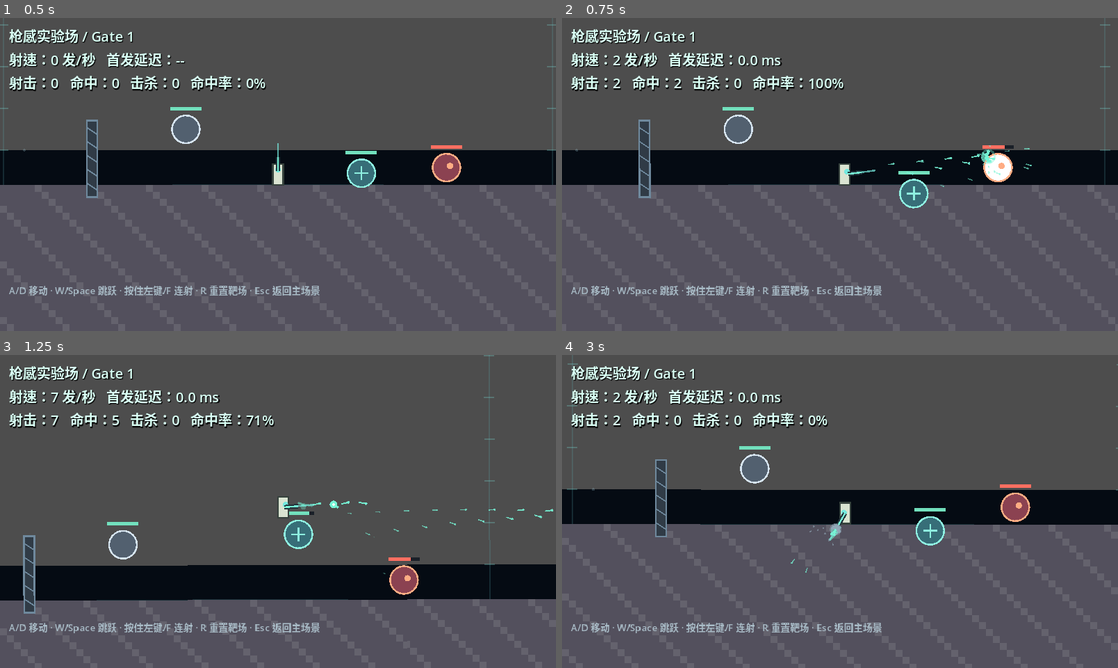
Above: before the commit, frames 1-4 (two rows, left to right).
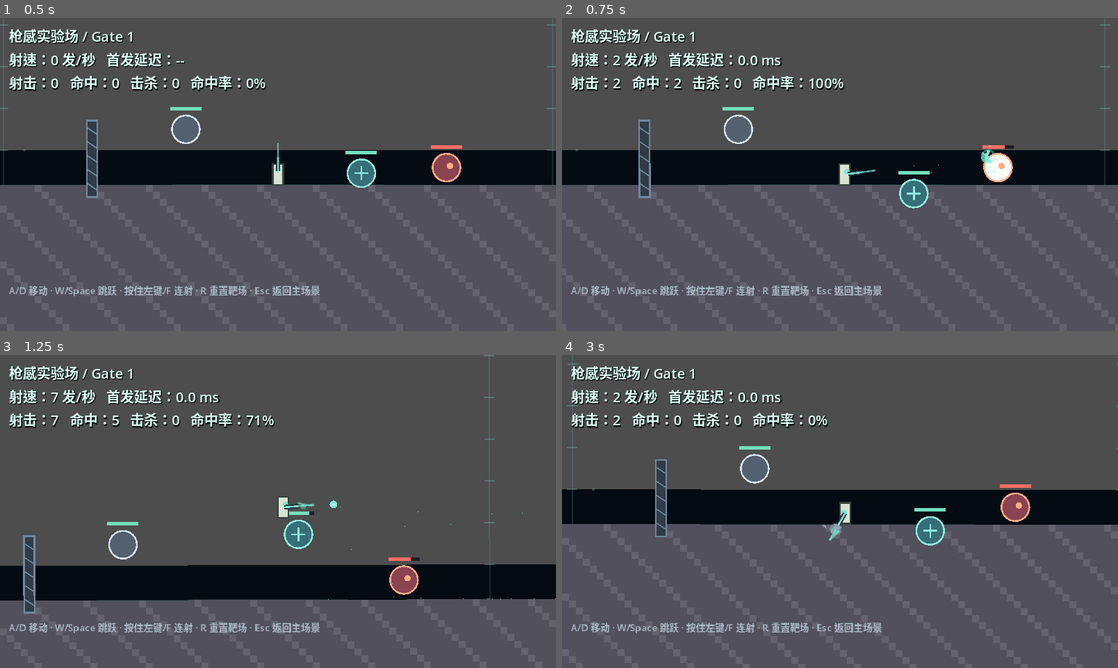
Above: after the commit, the same moments.

Repository: Andrew05213/starfall-embers
Game: Godot game, scene res://scenes/combat_lab.tscn
The game is run twice, just before and just after one commit, with the same random seed, the same clock (stepped at 60 frames per second) and the same inputs.
Inputs (mouse positions are in pixels of both pictures, inside the frame that each line leads up to):
- Up to frame 1 (0.5 s): no input
- Up to frame 2 (0.75 s): tap Enter at 0.5 s; move the mouse to (962, 158) at 0.52 s; press the mouse at (962, 158) at 0.53 s; hold D (move_right) from 0.53 s (still down)
- Up to frame 3 (1.25 s): keep holding D (move_right); tap Space (jump) at 0.77 s
- Up to frame 4 (3 s): move the mouse to (728, 527) at 1.27 s; release D (move_right) at 1.28 s; release the mouse at (728, 527) at 1.28 s; hold A (move_left) 1.28-2.03 s; tap R at 1.35 s; tap Space (jump) at 1.52 s; move the mouse to (895, 442) at 2.02 s; hold Shift 2.03-2.78 s; hold D (move_right) from 2.03 s (still down); move the mouse to (812, 574) at 2.77 s; tap F at 2.85 s; click (812, 574) at 2.92 s

Frame 1 is identical in both runs. In frame 2, less than 0.1% of the frame differs, in the area x 58-85%, y 41-54%; in frame 3, 0.1%, in the area x 56-100%, y 46-79%; in frame 4, less than 0.1%.

Commit message:
Make ballistic trails persistent and collidable

Diff:
--- a/game/scripts/combat/ballistic_particle_field.gd
+++ b/game/scripts/combat/ballistic_particle_field.gd
@@ -6,19 +6,27 @@
 ## gameplay objects, so sparks curve toward the asteroid instead of behaving
 ## like screen-space decoration.
 
-const MAX_PARTICLES := 384
-const TRAIL_PARTICLES_PER_STEP := 2
+const MAX_PARTICLES := 4096
+const TRAIL_PARTICLES_PER_STEP := 4
 const MIN_LIFETIME := 0.08
-const TRAIL_LONGITUDINAL_RATIO := 0.18
-const TRAIL_LATERAL_RATIO := 0.035
+const TRAIL_LONGITUDINAL_MIN_RATIO := 0.10
+const TRAIL_LONGITUDINAL_MAX_RATIO := 0.195
+const TRAIL_LATERAL_RATIO := 0.04
 const TRAIL_SPEED_CAP_RATIO := 0.20
-const TRAIL_LIFETIME_MIN := 0.28
-const TRAIL_LIFETIME_MAX := 0.34
+const TRAIL_LIFETIME := 2.0
+const TRAIL_FADE_DURATION := 0.2
+const TRAIL_VISUAL_SIZE := 0.2
+const TRAIL_VISUAL_GRID := 0.2
+const COLLISION_SAMPLE_STEP := 0.5
+const COLLISION_NORMAL_PROBE := 2.0
+const MAX_BOUNCES := 2
+const NORMAL_RESTITUTION := 0.25
 
 var _material_world: Node
 var _particles: Array[Dictionary] = []
 var _sequence := 0
 var _gravity_scale := 1.0
+var _rng_state := 0x51a7e11
 
 
 func bind_material_world(material_world: Node, gravity_scale: float = 1.0) -> void:
@@ -37,23 +45,26 @@
 	var side := Vector2(-forward.y, forward.x)
 	for index in range(TRAIL_PARTICLES_PER_STEP):
 		var ratio := (float(index) + 0.5) / float(TRAIL_PARTICLES_PER_STEP)
-		var alternating := -1.0 if (_sequence + index) % 2 == 0 else 1.0
+		var longitudinal_ratio := lerpf(
+			TRAIL_LONGITUDINAL_MIN_RATIO,
+			TRAIL_LONGITUDINAL_MAX_RATIO,
+			_random_unit()
+		)
+		var lateral_ratio := lerpf(-TRAIL_LATERAL_RATIO, TRAIL_LATERAL_RATIO, _random_unit())
 		var particle_velocity := (
-			projectile_velocity * TRAIL_LONGITUDINAL_RATIO
-			+ side * alternating * projectile_speed * TRAIL_LATERAL_RATIO
+			projectile_velocity * longitudinal_ratio
+			+ side * projectile_speed * lateral_ratio
 		)
 		particle_velocity = particle_velocity.limit_length(
 			projectile_speed * TRAIL_SPEED_CAP_RATIO
-		)
-		var lifetime_ratio := (
-			float(index) / float(maxi(TRAIL_PARTICLES_PER_STEP - 1, 1))
 		)
 		_spawn(
 			from.lerp(to, ratio),
 			particle_velocity,
 			color,
-			lerpf(TRAIL_LIFETIME_MIN, TRAIL_LIFETIME_MAX, lifetime_ratio),
-			0.85
+			TRAIL_LIFETIME,
+			TRAIL_VISUAL_SIZE,
+			"trail"
 		)
 	_sequence += TRAIL_PARTICLES_PER_STEP
 
@@ -95,9 +106,31 @@
 			continue
 		var position := particle["position"] as Vector2
 		var velocity := particle["velocity"] as Vector2
-		var gravity := _get_gravity_at(position) * _gravity_scale
-		particle["position"] = position + velocity * step + gravity * (0.5 * step * step)
-		particle["velocity"] = velocity + gravity * step
+		if not bool(particle.get("settled", false)):
+			var gravity := _get_gravity_at(position) * _gravity_scale
+			var next_position := position + velocity * step + gravity * (0.5 * step * step)
+			var next_velocity := velocity + gravity * step
+			var collision := _sweep_collision(
+				position,
+				next_position,
+				float(particle.get("collision_radius", TRAIL_VISUAL_SIZE))
+			)
+			if bool(collision.get("hit", false)):
+				var normal := _estimate_collision_normal(
+					collision["contact"] as Vector2,
+					next_velocity
+				)
+				var bounces := int(particle.get("bounces", 0)) + 1
+				particle["position"] = collision["safe_position"] as Vector2
+				particle["bounces"] = bounces
+				if bounces >= MAX_BOUNCES:
+					particle["velocity"] = Vector2.ZERO
+					particle["settled"] = true
+				else:
+					particle["velocity"] = resolve_bounce_velocity(next_velocity, normal)
+			else:
+				particle["position"] = next_position
+				particle["velocity"] = next_velocity
 		particle["age"] = age
 		_particles[index] = particle
 	queue_redraw()
@@ -111,6 +144,27 @@
 	if index < 0 or index >= _particles.size():
 		return {}
 	return _particles[index].duplicate()
+
+
+func get_particle_visual_alpha(index: int) -> float:
+	if index < 0 or index >= _particles.size():
+		return 0.0
+	return _particle_alpha(_particles[index])
+
+
+func get_particle_visual_position(index: int) -> Vector2:
+	if index < 0 or index >= _particles.size():
+		return Vector2.ZERO
+	return _snap_to_visual_grid(_particles[index]["position"] as Vector2)
+
+
+static func resolve_bounce_velocity(velocity: Vector2, contact_normal: Vector2) -> Vector2:
+	var normal := contact_normal.normalized()
+	if normal.length_squared() <= 0.000001:
+		return -velocity * NORMAL_RESTITUTION
+	var normal_component := normal * velocity.dot(normal)
+	var tangent_component := velocity - normal_component
+	return tangent_component - normal_component * NORMAL_RESTITUTION
 
 
 func _process(delta: float) -> void:
@@ -122,7 +176,8 @@
 	velocity: Vector2,
 	color: Color,
 	lifetime: float,
-	size: float
+	size: float,
+	kind: String = "effect"
 ) -> void:
 	while _particles.size() >= MAX_PARTICLES:
 		_particles.remove_at(0)
@@ -133,7 +188,62 @@
 		"age": 0.0,
 		"lifetime": maxf(lifetime, MIN_LIFETIME),
 		"size": size,
+		"kind": kind,
+		"collision_radius": maxf(size, TRAIL_VISUAL_SIZE),
+		"bounces": 0,
+		"settled": false,
 	})
+
+
+func _sweep_collision(from: Vector2, to: Vector2, radius: float) -> Dictionary:
+	if not _can_collide():
+		return {"hit": false}
+	if _is_particle_colliding(from, radius):
+		return {"hit": true, "safe_position": from, "contact": from}
+	var distance := from.distance_to(to)
+	var steps := maxi(1, ceili(distance / COLLISION_SAMPLE_STEP))
+	var safe_position := from
+	for step_index in range(1, steps + 1):
+		var candidate := from.lerp(to, float(step_index) / float(steps))
+		if _is_particle_colliding(candidate, radius):
+			return {
+				"hit": true,
+				"safe_position": safe_position,
+				"contact": candidate,
+			}
+		safe_position = candidate
+	return {"hit": false}
+
+
+func _is_particle_colliding(point: Vector2, radius: float) -> bool:
+	if _is_solid_at(point):
+		return true
+	for offset in [Vector2.RIGHT, Vector2.LEFT, Vector2.DOWN, Vector2.UP]:
+		if _is_solid_at(point + offset * radius):
+			return true
+	return false
+
+
+func _estimate_collision_normal(contact: Vector2, incoming_velocity: Vector2) -> Vector2:
+	var solid_right := 1.0 if _is_solid_at(contact + Vector2.RIGHT * COLLISION_NORMAL_PROBE) else 0.0
+	var solid_left := 1.0 if _is_solid_at(contact + Vector2.LEFT * COLLISION_NORMAL_PROBE) else 0.0
+	var solid_down := 1.0 if _is_solid_at(contact + Vector2.DOWN * COLLISION_NORMAL_PROBE) else 0.0
+	var solid_up := 1.0 if _is_solid_at(contact + Vector2.UP * COLLISION_NORMAL_PROBE) else 0.0
+	var into_solid := Vector2(solid_right - solid_left, solid_down - solid_up)
+	var normal := -into_solid.normalized()
+	if normal.length_squared() <= 0.000001:
+		normal = -incoming_velocity.normalized()
+	if normal.dot(incoming_velocity) > 0.0:
+		normal = -normal
+	return normal
+
+
+func _can_collide() -> bool:
+	return is_instance_valid(_material_world) and _material_world.has_method("is_solid_at")
+
+
+func _is_solid_at(point: Vector2) -> bool:
+	return _can_collide() and bool(_material_world.call("is_solid_at", point))
 
 
 func _get_gravity_at(world_point: Vector2) -> Vector2:
@@ -145,6 +255,11 @@
 	return _material_world.call("get_gravity_at", world_point) as Vector2
 
 
+func _random_unit() -> float:
+	_rng_state = int((_rng_state * 1103515245 + 12345) & 0x7fffffff)
+	return float(_rng_state) / 2147483647.0
+
+
 func _signed_pattern(index: int, count: int) -> float:
 	if count <= 1:
 		return 0.0
@@ -153,15 +268,37 @@
 
 func _draw() -> void:
 	for particle in _particles:
-		var age_ratio := clampf(
-			float(particle["age"]) / maxf(float(particle["lifetime"]), 0.001),
-			0.0,
-			1.0
-		)
-		var fade := 1.0 - age_ratio
-		var position := to_local(particle["position"] as Vector2)
+		var fade := _particle_alpha(particle)
+		var world_position := particle["position"] as Vector2
+		var position := to_local(world_position)
 		var velocity := particle["velocity"] as Vector2
 		var color := Color(particle["color"] as Color, fade)
+		if str(particle.get("kind", "effect")) == "trail":
+			var snapped_position := to_local(_snap_to_visual_grid(world_position))
+			var half_size := TRAIL_VISUAL_SIZE * 0.5
+			draw_rect(
+				Rect2(snapped_position - Vector2.ONE * half_size, Vector2.ONE * TRAIL_VISUAL_SIZE),
+				color
+			)
+			continue
 		var tail := -velocity.normalized() * minf(4.5, velocity.length() * 0.025) * fade
 		draw_line(position, position + tail, color, maxf(0.6, float(particle["size"]) * fade))
 		draw_circle(position, maxf(0.35, float(particle["size"]) * fade), color)
+
+
+func _particle_alpha(particle: Dictionary) -> float:
+	var age := float(particle["age"])
+	var lifetime := maxf(float(particle["lifetime"]), 0.001)
+	if str(particle.get("kind", "effect")) == "trail":
+		var fade_start := maxf(0.0, lifetime - TRAIL_FADE_DURATION)
+		if age <= fade_start:
+			return 1.0
+		return clampf((lifetime - age) / TRAIL_FADE_DURATION, 0.0, 1.0)
+	return 1.0 - clampf(age / lifetime, 0.0, 1.0)
+
+
+func _snap_to_visual_grid(world_position: Vector2) -> Vector2:
+	return Vector2(
+		roundf(world_position.x / TRAIL_VISUAL_GRID) * TRAIL_VISUAL_GRID,
+		roundf(world_position.y / TRAIL_VISUAL_GRID) * TRAIL_VISUAL_GRID
+	)
--- a/game/tests/combat_core_smoke.gd
+++ b/game/tests/combat_core_smoke.gd
@@ -44,6 +44,16 @@
 		return false
 
 
+class FlatTerrain:
+	extends Node
+
+	func get_gravity_at(_world_position: Vector2) -> Vector2:
+		return Vector2(0.0, 320.0)
+
+	func is_solid_at(world_position: Vector2) -> bool:
+		return world_position.y >= 0.0
+
+
 class ProjectileInterpolationProbe:
 	extends JuvenileStarseed
 
@@ -74,6 +84,8 @@
 	if not await _test_radial_projectile_gravity_and_spawn_interpolation():
 		return
 	if not await _test_ballistic_particle_pool():
+		return
+	if not await _test_ballistic_particle_collision():
 		return
 	print("combat core smoke: PASS")
 	quit(0)
@@ -351,23 +363,51 @@
 	if particles.get_particle_count() != CombatBallisticParticleField.TRAIL_PARTICLES_PER_STEP:
 		_cleanup_nodes([particles, world])
 		return _fail_bool("trail did not emit the expected per-step particle count")
+	var first_trail_velocity := Vector2.ZERO
+	var has_velocity_variation := false
 	for index in range(particles.get_particle_count()):
 		var trail_particle := particles.get_particle_snapshot(index)
 		var trail_velocity := trail_particle["velocity"] as Vector2
+		if index == 0:
+			first_trail_velocity = trail_velocity
+		elif trail_velocity.distance_to(first_trail_velocity) > 0.1:
+			has_velocity_variation = true
 		if trail_velocity.length() > PROFILE_RESOURCE.projectile_speed * 0.20 + EPSILON:
 			_cleanup_nodes([particles, world])
 			return _fail_bool("trail particle exceeded the one-fifth projectile-speed cap")
-		if float(trail_particle["lifetime"]) < 0.28:
-			_cleanup_nodes([particles, world])
-			return _fail_bool("trail particle lifetime did not preserve the longer visual tail")
-	particles.simulate_step(0.20)
+		if absf(float(trail_particle["lifetime"]) - 2.0) > EPSILON:
+			_cleanup_nodes([particles, world])
+			return _fail_bool("trail particle lifetime is not two seconds")
+		if absf(float(trail_particle["size"]) - 0.2) > EPSILON:
+			_cleanup_nodes([particles, world])
+			return _fail_bool("trail particle is not the requested 0.2 world-pixel size")
+	if not has_velocity_variation:
+		_cleanup_nodes([particles, world])
+		return _fail_bool("trail particles did not receive varied initial velocities")
+	particles.simulate_step(1.79)
 	if particles.get_particle_count() != CombatBallisticParticleField.TRAIL_PARTICLES_PER_STEP:
 		_cleanup_nodes([particles, world])
-		return _fail_bool("long-lived trail particles were reclaimed after only 0.20 seconds")
-	particles.simulate_step(0.15)
+		return _fail_bool("two-second trail particles were reclaimed before the fade window")
+	for index in range(particles.get_particle_count()):
+		if absf(particles.get_particle_visual_alpha(index) - 1.0) > EPSILON:
+			_cleanup_nodes([particles, world])
+			return _fail_bool("trail brightness changed before 1.8 seconds")
+		var visual_position := particles.get_particle_visual_position(index)
+		if (
+			absf(visual_position.x / 0.2 - roundf(visual_position.x / 0.2)) > EPSILON
+			or absf(visual_position.y / 0.2 - roundf(visual_position.y / 0.2)) > EPSILON
+		):
+			_cleanup_nodes([particles, world])
+			return _fail_bool("trail draw position is not aligned to the 0.2 world-pixel grid")
+	particles.simulate_step(0.10)
+	var fade_alpha := particles.get_particle_visual_alpha(0)
+	if fade_alpha < 0.54 or fade_alpha > 0.56:
+		_cleanup_nodes([particles, world])
+		return _fail_bool("trail did not fade linearly over its final 0.2 seconds: %.3f" % fade_alpha)
+	particles.simulate_step(0.12)
 	if particles.get_particle_count() != 0:
 		_cleanup_nodes([particles, world])
-		return _fail_bool("trail particles survived beyond their configured upper lifetime")
+		return _fail_bool("trail particles survived beyond two seconds")
 	particles.emit_impact(Vector2.ZERO, Vector2.RIGHT * 1200.0, Color.WHITE, false)
 	if particles.get_particle_count() != 8:
 		_cleanup_nodes([particles, world])
@@ -414,7 +454,8 @@
 				% [spawn, radial_velocity_delta]
 			)
 	particles.bind_material_world(world)
-	for _burst in range(40):
+	var bursts_to_fill := ceili(float(CombatBallisticParticleField.MAX_PARTICLES) / 14.0) + 2
+	for _burst in range(bursts_to_fill):
 		particles.emit_impact(Vector2.ZERO, Vector2.RIGHT * 1200.0, Color.WHITE, true)
 	if particles.get_particle_count() != CombatBallisticParticleField.MAX_PARTICLES:
 		_cleanup_nodes([particles, world, radial_world])
@@ -423,6 +464,53 @@
 			% particles.get_particle_count()
 		)
 	_cleanup_nodes([particles, world, radial_world])
+	await process_frame
+	return true
+
+
+func _test_ballistic_particle_collision() -> bool:
+	var reflected := CombatBallisticParticleField.resolve_bounce_velocity(
+		Vector2(30.0, 80.0),
+		Vector2.UP
+	)
+	if reflected.distance_to(Vector2(30.0, -20.0)) > EPSILON:
+		return _fail_bool(
+			"particle bounce did not preserve tangent and quarter the reversed normal: %s"
+			% reflected
+		)
+
+	var world := FlatTerrain.new()
+	root.add_child(world)
+	var particles: CombatBallisticParticleField = PARTICLE_FIELD_SCRIPT.new()
+	root.add_child(particles)
+	particles.bind_material_world(world, PROFILE_RESOURCE.projectile_gravity_scale)
+	particles.set_process(false)
+	particles.emit_trail(
+		Vector2(-4.0, -6.0),
+		Vector2(4.0, -6.0),
+		Vector2.RIGHT * 80.0,
+		Color.WHITE
+	)
+	for _step in range(90):
+		particles.simulate_step(1.0 / 120.0)
+	if particles.get_particle_count() != CombatBallisticParticleField.TRAIL_PARTICLES_PER_STEP:
+		_cleanup_nodes([particles, world])
+		return _fail_bool("collision test lost live two-second trail particles")
+	for index in range(particles.get_particle_count()):
+		var particle := particles.get_particle_snapshot(index)
+		if int(particle.get("bounces", 0)) != 2:
+			_cleanup_nodes([particles, world])
+			return _fail_bool("trail particle did not stop after two terrain bounces")
+		if not bool(particle.get("settled", false)):
+			_cleanup_nodes([particles, world])
+			return _fail_bool("twice-bounced trail particle is not settled")
+		if (particle["velocity"] as Vector2).length_squared() > EPSILON:
+			_cleanup_nodes([particles, world])
+			return _fail_bool("settled trail particle retained velocity")
+		if float(particle.get("collision_radius", 0.0)) < 0.2 - EPSILON:
+			_cleanup_nodes([particles, world])
+			return _fail_bool("trail particle collision volume is smaller than its visual size")
+	_cleanup_nodes([particles, world])
 	await process_frame
 	return true
 
Not shown, changed: README.md
